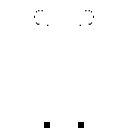
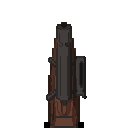
Layers edited between the first and the second 128x128 image:
showed group "base" (4 layers) over bbox(46, 22, 89, 128)
hid group "loaded" (6 layers) over bbox(34, 10, 94, 26)
hid "Smoke out 6 Kopie" over bbox(34, 10, 94, 26)
showed group "loading" (7 layers) over bbox(80, 62, 82, 87)
showed "BACK" over bbox(80, 62, 82, 87)
